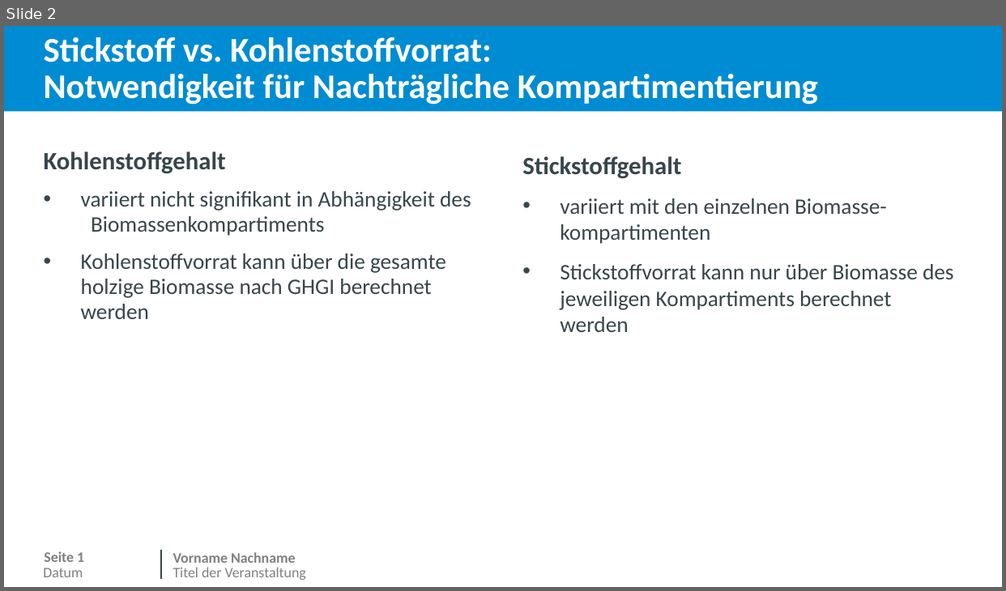
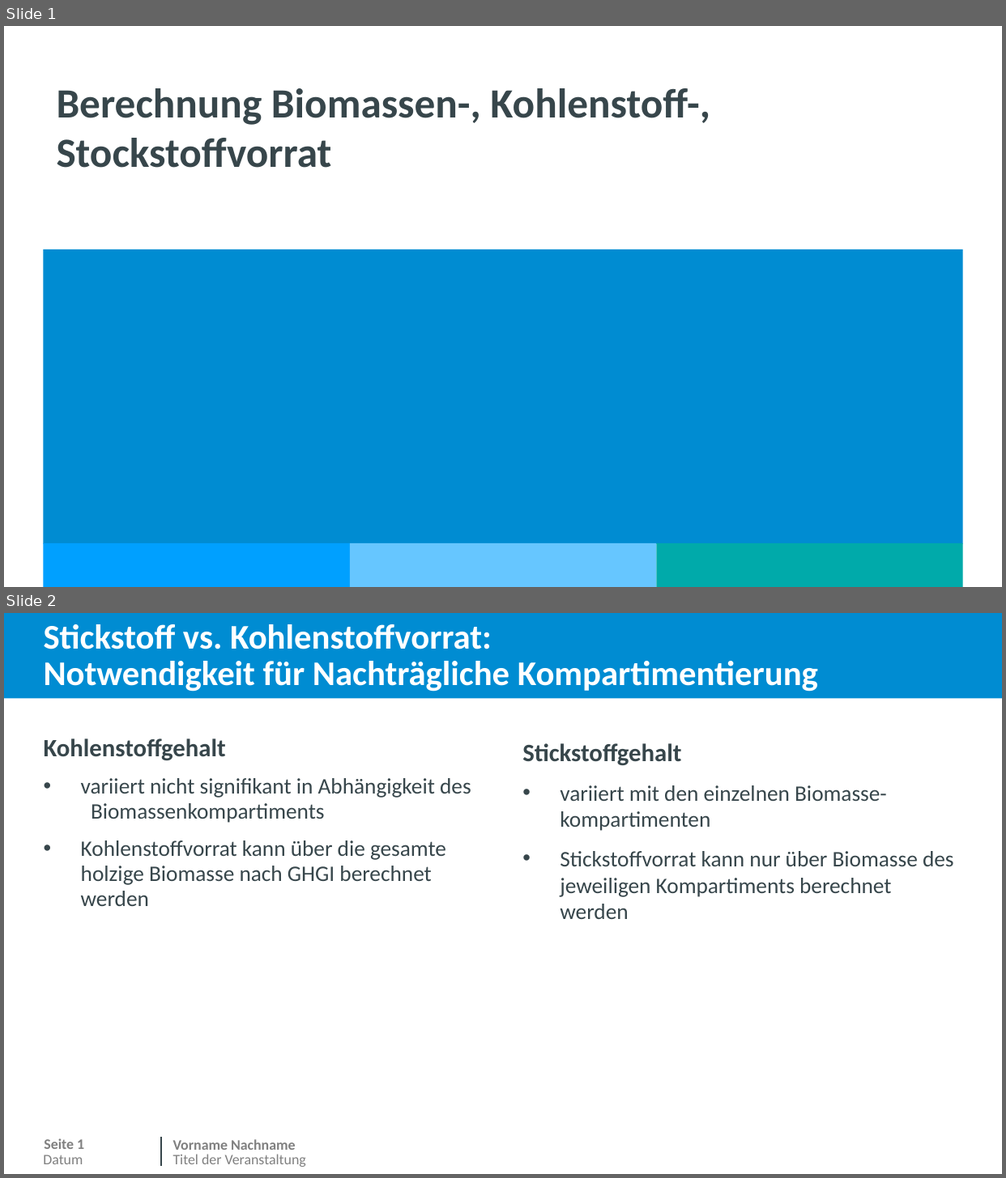
Before and after one commit to JetteGercken/TI_BZE_BE_analysis, a slide deck: info/biomasse_vergleich_MoMoK_BE.pptx. Shown one above the other, each under a label of ours: slide 2 before the commit, slides 1 and 2 after it. The pictures are 1006x591 and 1006x1178 pixels, drawn with LibreOffice and Linux fonts; fonts in the diff are those of the drawing; background and template pictures are left out. Boxes give left, top, right and bottom in pixels: in the first picture for what was removed or moved away, otherwise in the second. Text is boxed around its words. In the diff, an @@ line names an element or a change of style, - is before the commit and + after.

```diff
--- a/info/biomasse_vergleich_MoMoK_BE.pptx
+++ b/info/biomasse_vergleich_MoMoK_BE.pptx
@@ slide 1 added at (4,26,1002,587), background #FFFFFF @@
@@ rectangle added at (4,26,1002,586), fill #FFFFFF @@
@@ text added at (57,88,710,168), 30 pt, text #37464B, bold @@
+Berechnung Biomassen-, Kohlenstoff-, Stockstoffvorrat
@@ rectangle added at (43,250,963,544), fill #008CD2 @@
@@ rectangle added at (43,544,349,587), fill #00A0FF @@
@@ rectangle added at (349,544,655,587), fill #66C6FF @@
@@ rectangle added at (657,544,963,587), fill #00AAAA @@
```
Also in this commit, not shown: 1 slide changed, 1 slide removed, 2 other files.
